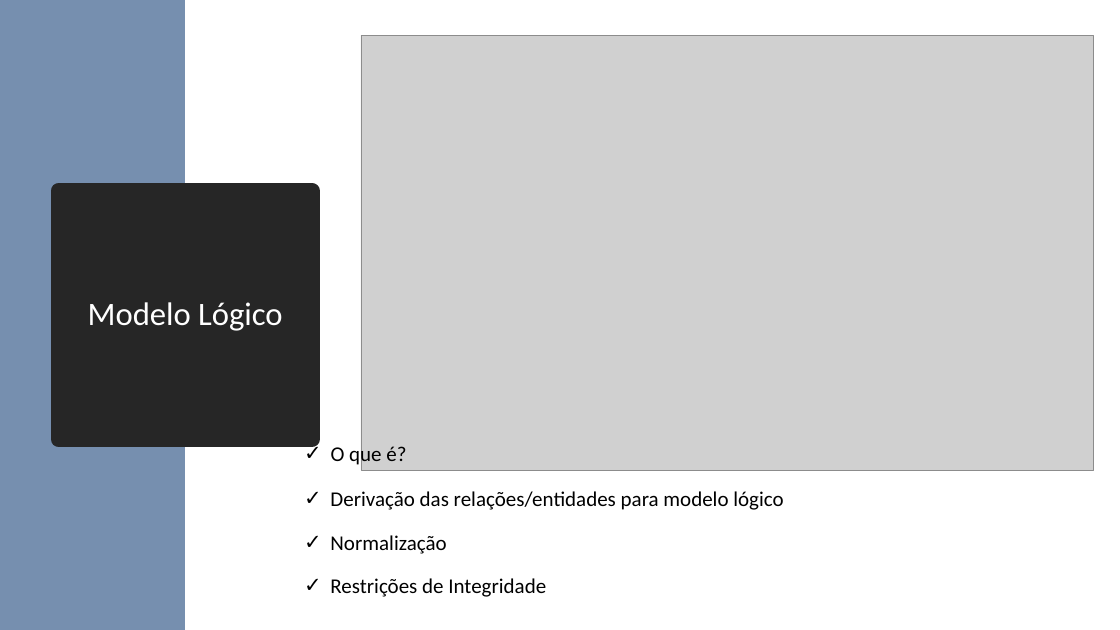
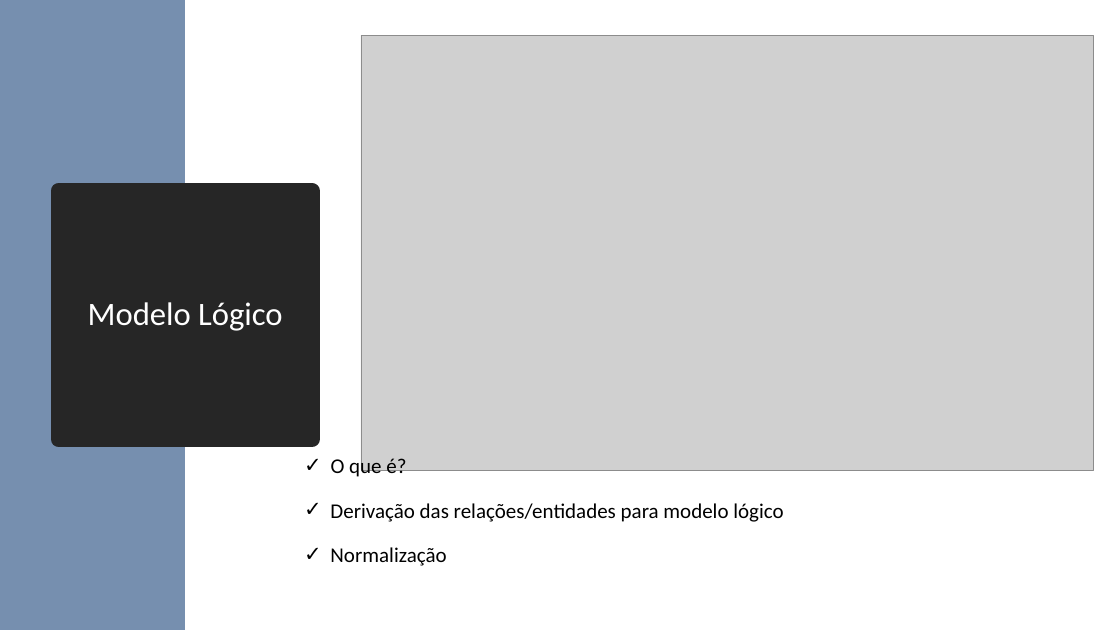
Before and after one commit to puyol105/BD, a slide deck: slide 5 of Slides.pptx. Drawn at 1120x630 pixels with LibreOffice and Linux fonts; fonts in the diff are those of the drawing; grey boxes stand for pictures. Boxes give left, top, right and bottom in pixels: in the first picture for what was removed or moved away, otherwise in the second. Text is boxed around its words. In the diff, an @@ line names an element or a change of style, - is before the commit and + after.

```diff
--- a/Slides.pptx
+++ b/Slides.pptx
@@ text "O que é?": place and size @@
-text "O que é?" at bbox=[331, 444, 406, 468]
+text "O que é?" at bbox=[331, 456, 406, 480]
@@ text "Derivação das relações/entidades para modelo ...": place and size @@
-text "Derivação das relações/entidades para modelo ..." at bbox=[330, 491, 783, 510]
+text "Derivação das relações/entidades para modelo ..." at bbox=[330, 503, 783, 522]
@@ text "Normalização": place and size @@
-text "Normalização" at bbox=[330, 535, 446, 554]
+text "Normalização" at bbox=[330, 547, 446, 566]
@@ text removed at bbox=[330, 578, 546, 597] @@
-✓ Restrições de Integridade
```
Also in this commit, not shown: 2 other slides changed.
